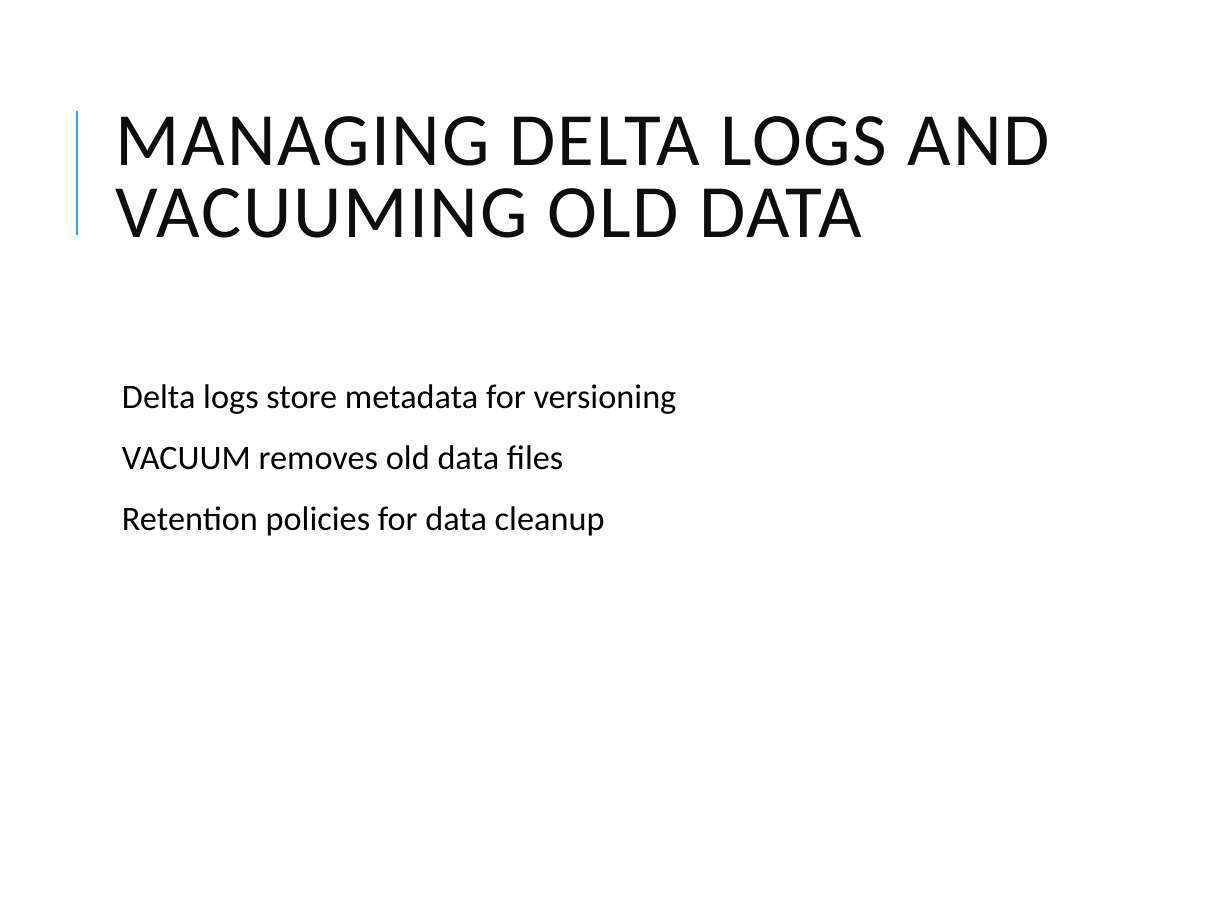
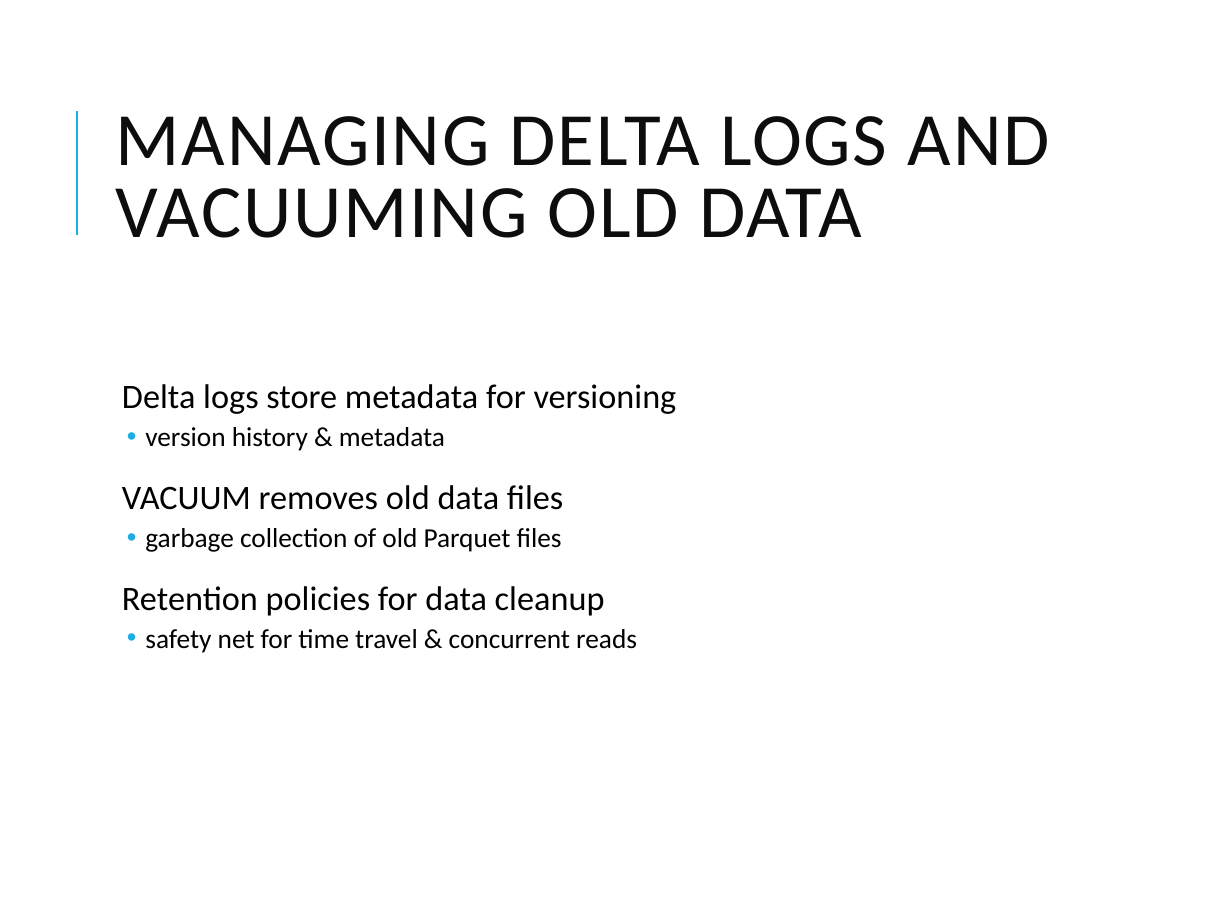
Before and after one commit to vikash-verma-profile/DE-Content-WithSnowflakes, a slide deck: slide 12 of Week-2/Day-1/Delta_Lake.pptx (slide 10 before the commit). Drawn at 1232x924 pixels with LibreOffice and Linux fonts; fonts in the diff are those of the drawing. Boxes give left, top, right and bottom in pixels: in the first picture for what was removed or moved away, otherwise in the second. Text is boxed around its words. In the diff, an @@ line names an element or a change of style, - is before the commit and + after.

```diff
--- a/Week-2/Day-1/Delta_Lake.pptx
+++ b/Week-2/Day-1/Delta_Lake.pptx
@@ text at (145,427,445,451): paragraph added @@
+  • version history & metadata
@@ text at (145,528,562,552): paragraph added @@
+  • garbage collection of old Parquet files
@@ text at (145,629,637,653): paragraph added @@
+  • safety net for time travel & concurrent reads
```
Also in this commit, not shown: 6 other slides changed, 5 slides added, 7 other files.
